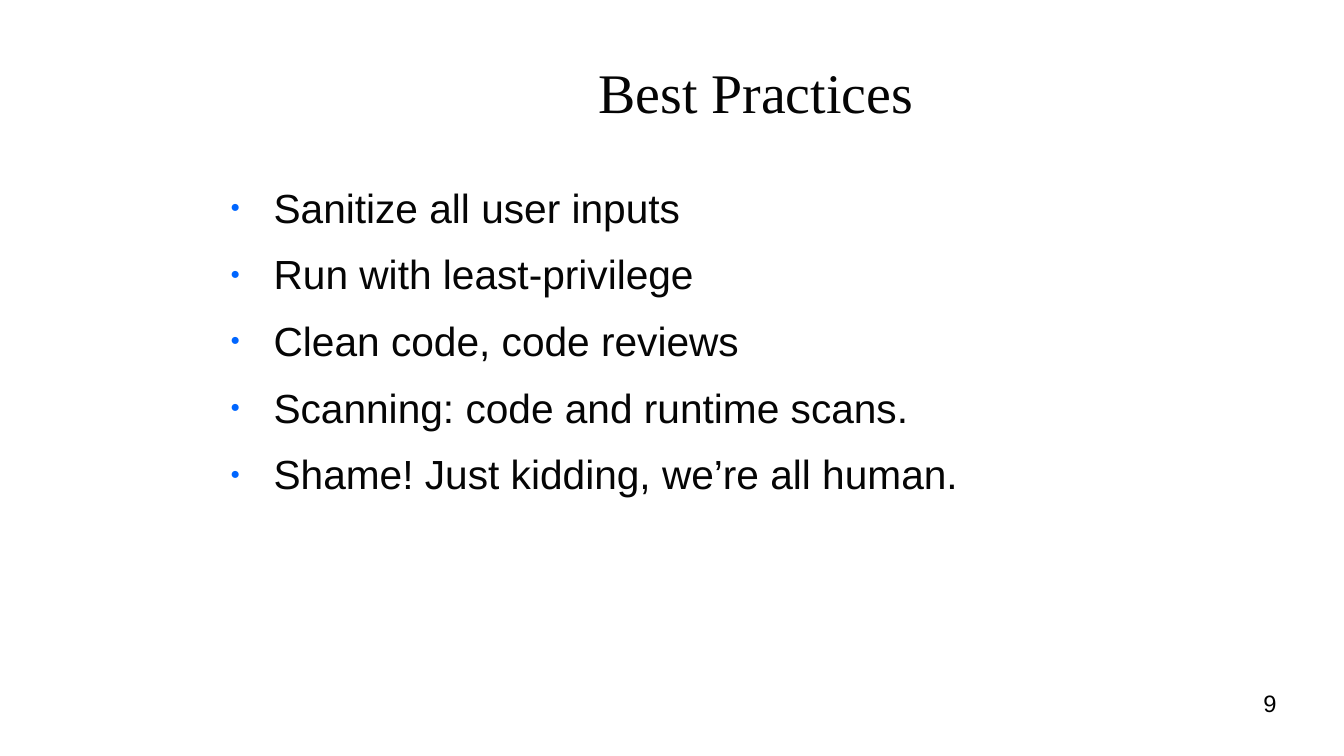
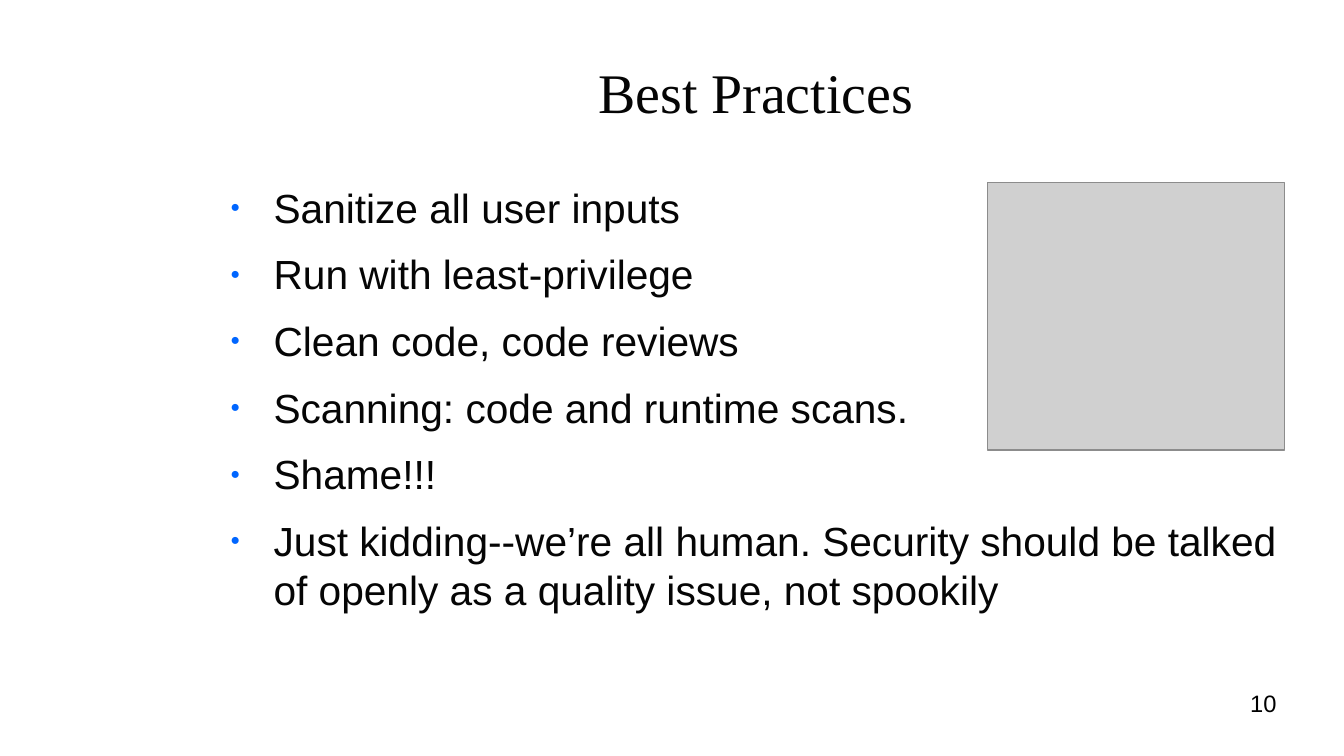
Before and after one commit to niceyeti/DeepSeq, a slide deck: slide 10 of security/top_cves.odp (slide 9 before the commit). Drawn at 1344x756 pixels with LibreOffice and Linux fonts; fonts in the diff are those of the drawing; grey boxes stand for pictures; background and template pictures are left out. Boxes give left, top, right and bottom in pixels: in the first picture for what was removed or moved away, otherwise in the second. Text is boxed around its words. In the diff, an @@ line names an element or a change of style, - is before the commit and + after.

```diff
--- a/security/top_cves.odp
+++ b/security/top_cves.odp
@@ picture added at (988, 183, 1285, 451) @@
@@ text at (274, 459, 1276, 613): text changed @@
-● Shame! Just kidding, we’re all human.
+● Shame!!!
+● Just kidding--we’re all human. Security should be talked of openly as a quality issue, not spookily
@@ page number at (1250, 695, 1276, 713): text changed @@
-9
+10
```
Also in this commit, not shown: 8 other slides changed, 2 slides added, 2 other files.
